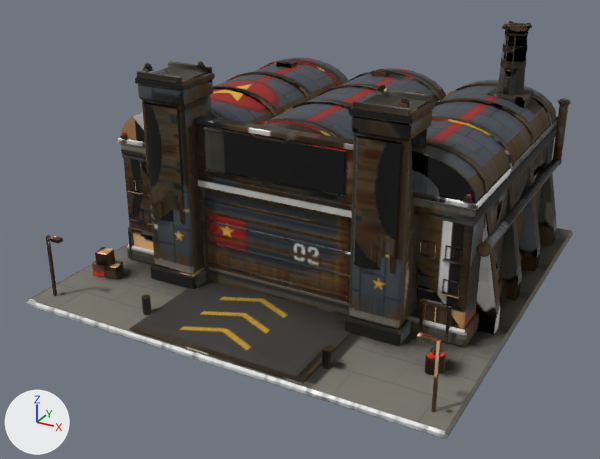
What one commit did to the glTF model public/models/weap.soviet.glb.
Rendered twice from a camera (50 mm lens) standing at (2.52, -4.93, 2.74) and looking at (-0.05, -0.26, 0.4). The lights are fixed; the arrows at lower left show +X, +Y and +Z. The picture after the commit comes second. Where no turn or scale is listed for an object, it has been applied to the vertices. Vertices at exactly the same position are counted once.

Objects in the first picture: 'door_mesh', 'root_mesh'.
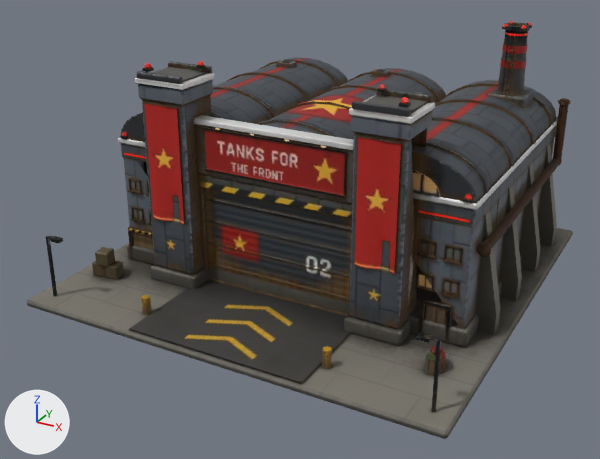
Changed parts and their boxes [x1, y1, x2, y2] in the pictures (600 x 459 px; the box of a moved part takes in the faces that stretch with it):
part 1 of me_root, moved or reshaped: [427, 346, 445, 359] in both
part 2 of me_root, surface changed: [30, 21, 570, 439] in both
part 3 of me_door, surface changed: [205, 188, 351, 316] in both

Patch to the scene script:
```diff
--- a/public/models/weap.soviet.glb.py
+++ b/public/models/weap.soviet.glb.py
@@ me_root @@
 # used by ob_root_mesh; location = (0.0, 0.0, 0.861)
-me_root.from_pydata(...)  # 3939 vertices, 5818 faces; spans x -1.49..1.49, y -1.49..1.49, z -0.86..0.86
+me_root.from_pydata(...)  # 3939 vertices, 5820 faces; spans x -1.49..1.49, y -1.49..1.49, z -0.86..0.86
+# me_root part 1
+# 22 faces are deleted
+# 22 new faces join them, mat_body
+# me_root part 2: 5504 kept faces spanning x -1.49..1.49, y -1.49..1.49, z -0.86..0.86 get new texture (UV) coordinates
+# other edits to the shape of me_root do not show in these pictures
 me_root.materials.append(mat_body)
@@ me_door @@
 me_door.from_pydata(...)  # 144 vertices, 214 faces; spans x -0.57..0.57, y -0.017..0.017, z -0.36..0.36
 # used by ob_door_mesh; location = (0.0, -0.64, 0.4)
+# me_door part 3: texture (UV) coordinates of 214 of 214 faces, centred in x -0.57..0.57, y -0.017..0.017, z -0.36..0.36, changed; they spanned u 0.13..1.0, v 0.0..1.0 and now span u 0.0..1.0, v 0.0..0.99
 me_door.materials.append(mat_body)
```
